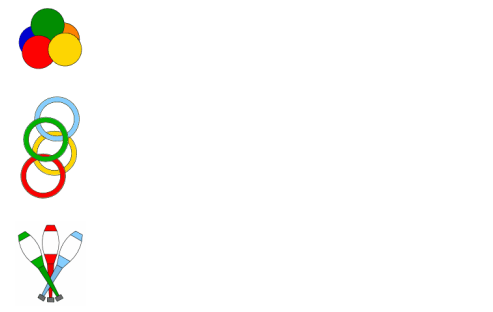
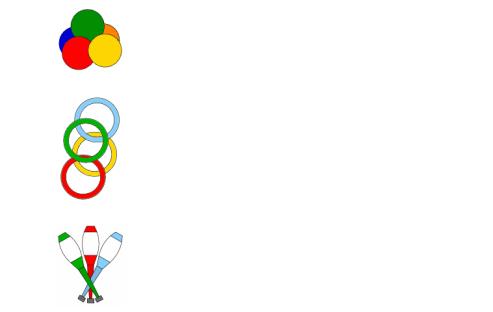
Two versions of the same layered image (493x312). Layer-by-layer changes:
painted on "Nová vrstva#1" over [17, 8, 123, 305]
